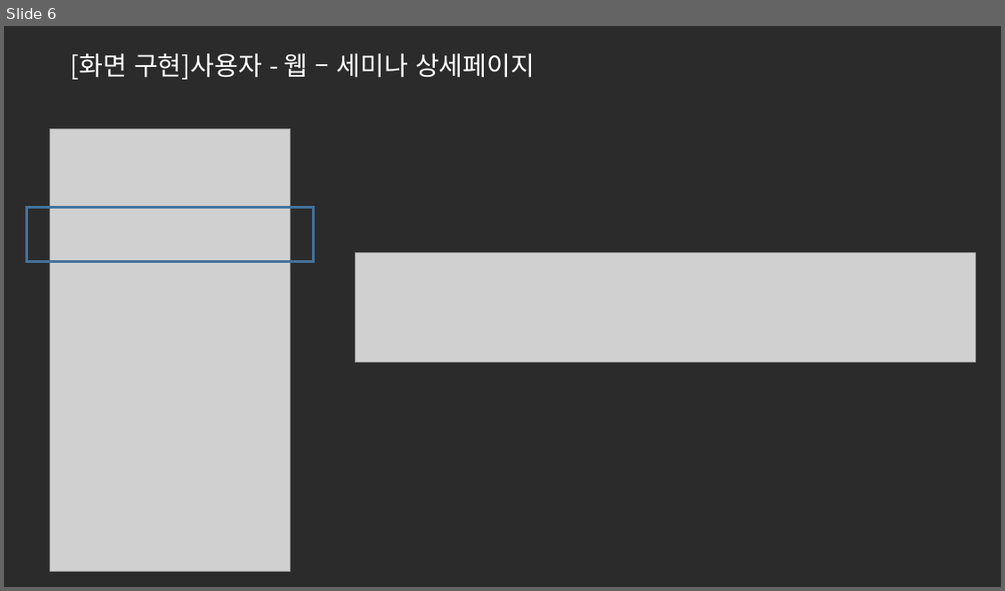
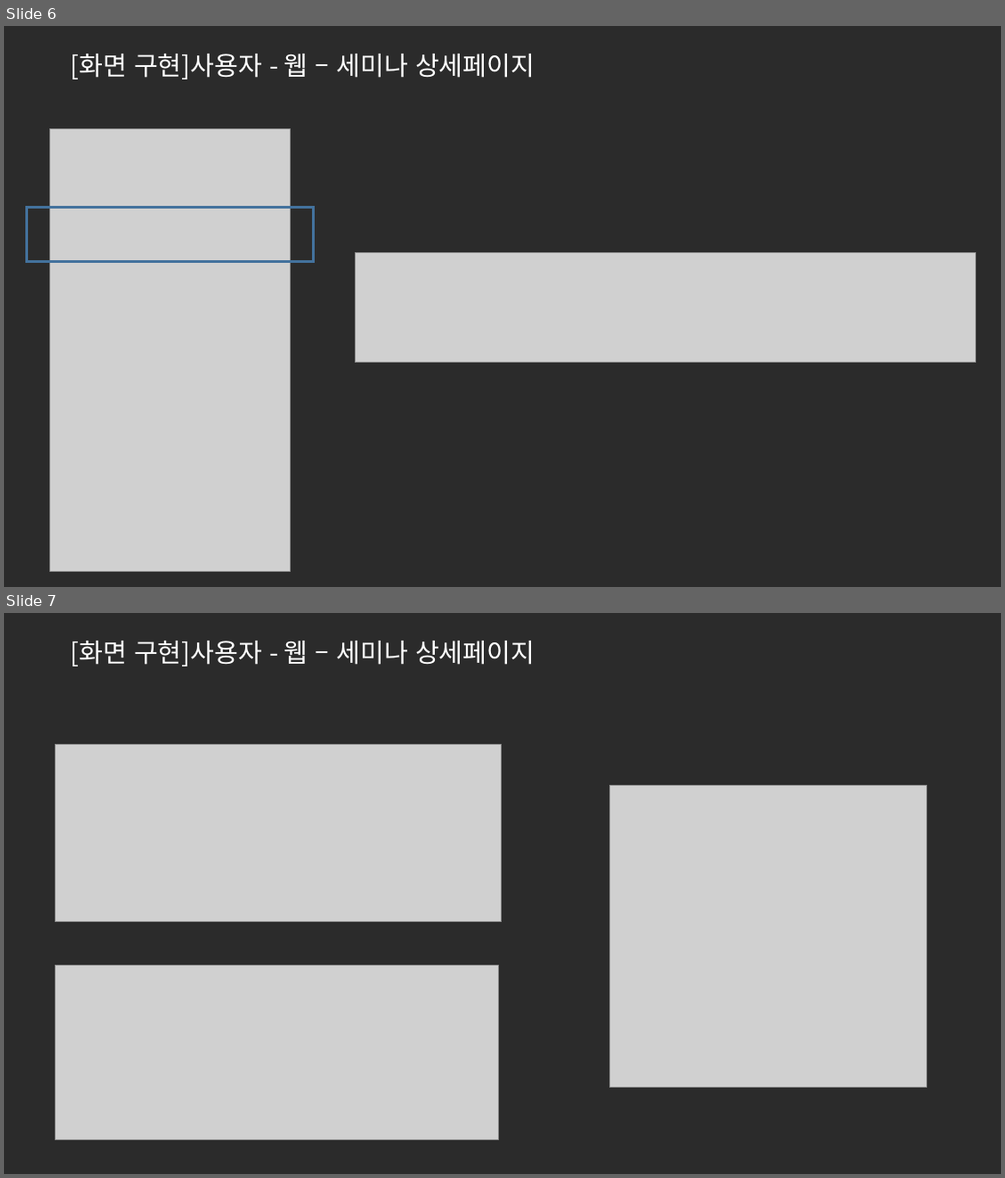
Before and after one commit to ezenteam2/e-Zone, a slide deck: 0 발표용 파워포인트/0417 3차발표/0417 project05 - 파워포인트 - 서희.pptx. Shown one above the other, each under a label of ours: slide 6 before the commit, slides 6 and 7 after it. The pictures are 1005x591 and 1005x1178 pixels, drawn with LibreOffice and Linux fonts; fonts in the diff are those of the drawing; grey boxes stand for pictures; background and template pictures are left out; a plain dark background stands for a picture behind light text. Boxes give left, top, right and bottom in pixels: in the first picture for what was removed or moved away, otherwise in the second. Text is boxed around its words. In the diff, an @@ line names an element or a change of style, - is before the commit and + after.

```diff
--- a/0 발표용 파워포인트/0417 3차발표/0417 project05 - 파워포인트 - 서희.pptx
+++ b/0 발표용 파워포인트/0417 3차발표/0417 project05 - 파워포인트 - 서희.pptx
@@ slide 7 added at (4, 613, 1001, 1174), background picture (left out) @@
@@ text added at (71, 641, 534, 666), 25 pt, text #FFFFFF @@
+[화면 구현]사용자 - 웹 – 세미나 상세페이지
@@ picture added at (55, 745, 502, 921) @@
@@ picture added at (610, 786, 927, 1087) @@
@@ picture added at (55, 965, 498, 1140) @@
```
